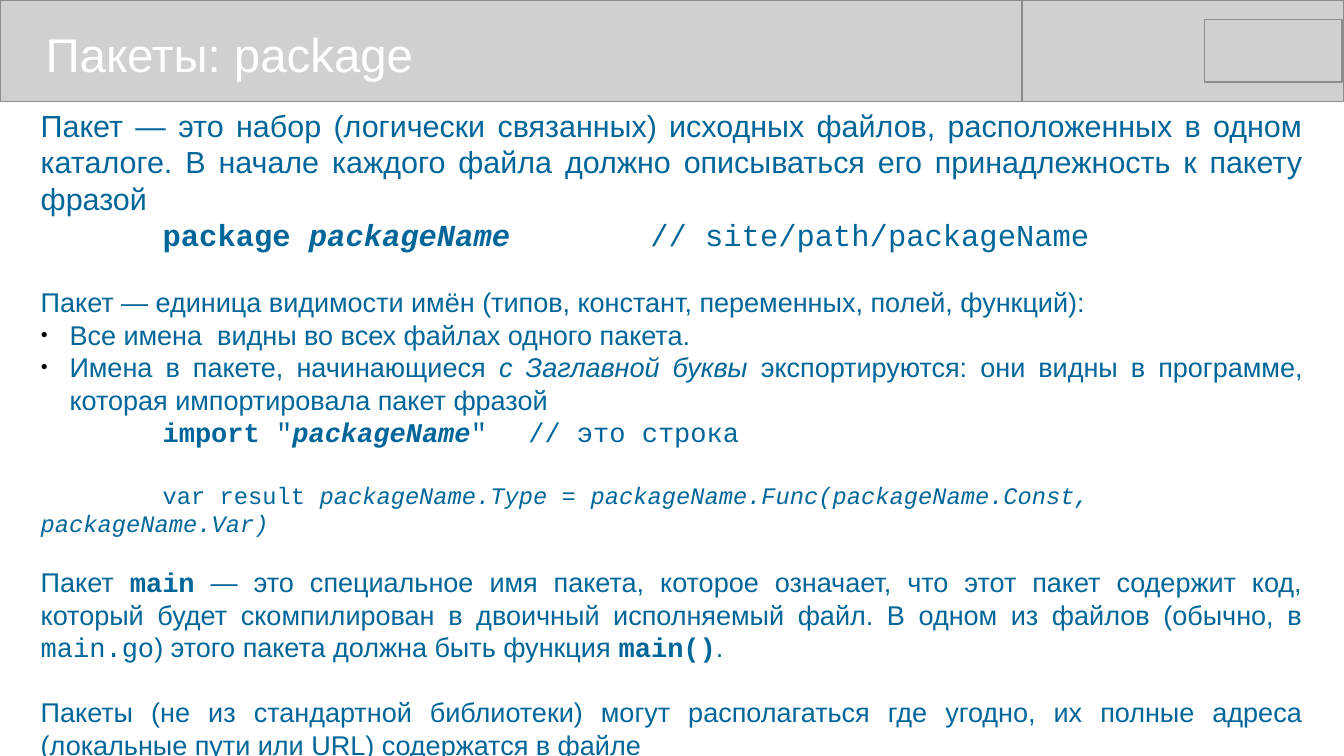
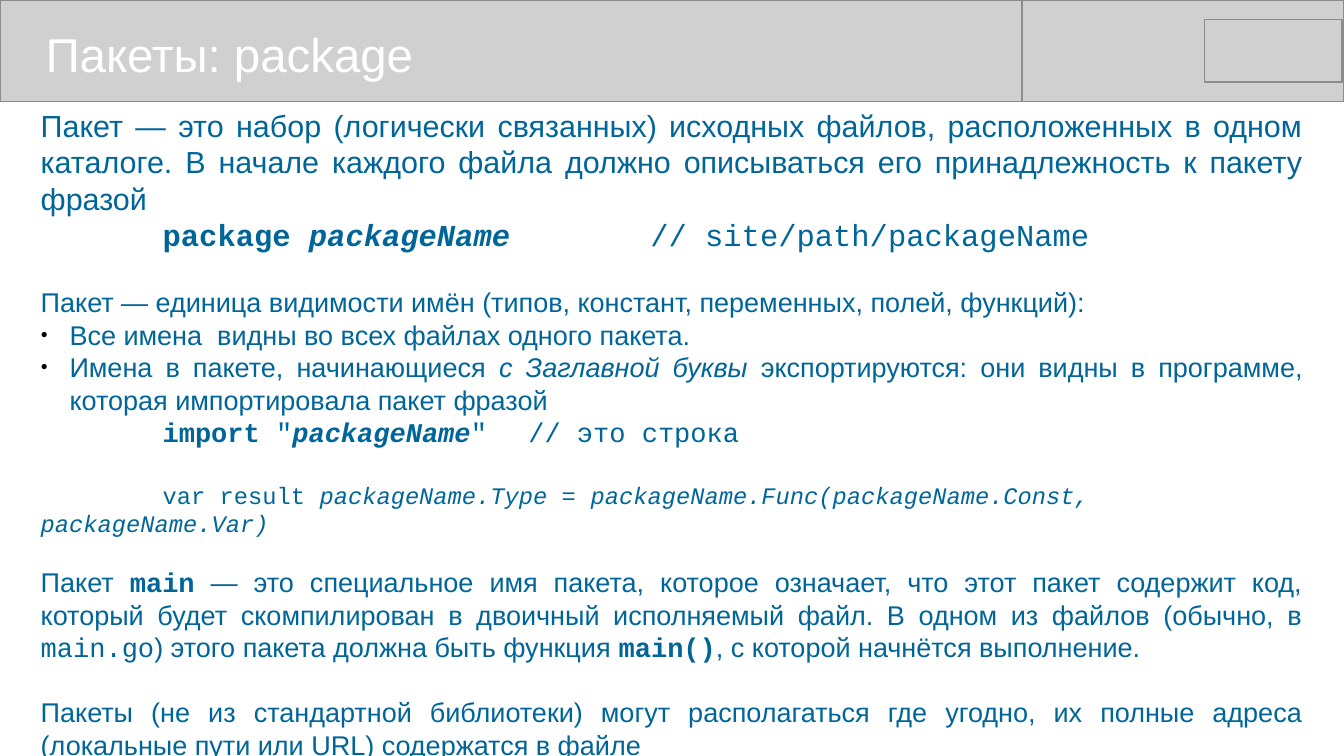
Before and after one commit to mike-shock/Go_language, a slide deck: slide 33 of Go_Preview.odp. Drawn at 1344x756 pixels with LibreOffice and Linux fonts; fonts in the diff are those of the drawing; grey boxes stand for pictures. Boxes give left, top, right and bottom in pixels: in the first picture for what was removed or moved away, otherwise in the second. Text is boxed around its words. In the diff, an @@ line names an element or a change of style, - is before the commit and + after.

```diff
--- a/Go_Preview.odp
+++ b/Go_Preview.odp
@@ text at <box>41,573,1302,663</box>: text changed @@
-Пакет main — это специальное имя пакета, которое означает, что этот пакет содержит код, который будет скомпилирован в двоичный исполняемый файл. В одном из файлов (обычно, в main.go) этого пакета должна быть функция main().
+Пакет main — это специальное имя пакета, которое означает, что этот пакет содержит код, который будет скомпилирован в двоичный исполняемый файл. В одном из файлов (обычно, в main.go) этого пакета должна быть функция main(), с которой начнётся выполнение.
```
Also in this commit, not shown: 10 other slides changed, 1 other file.
